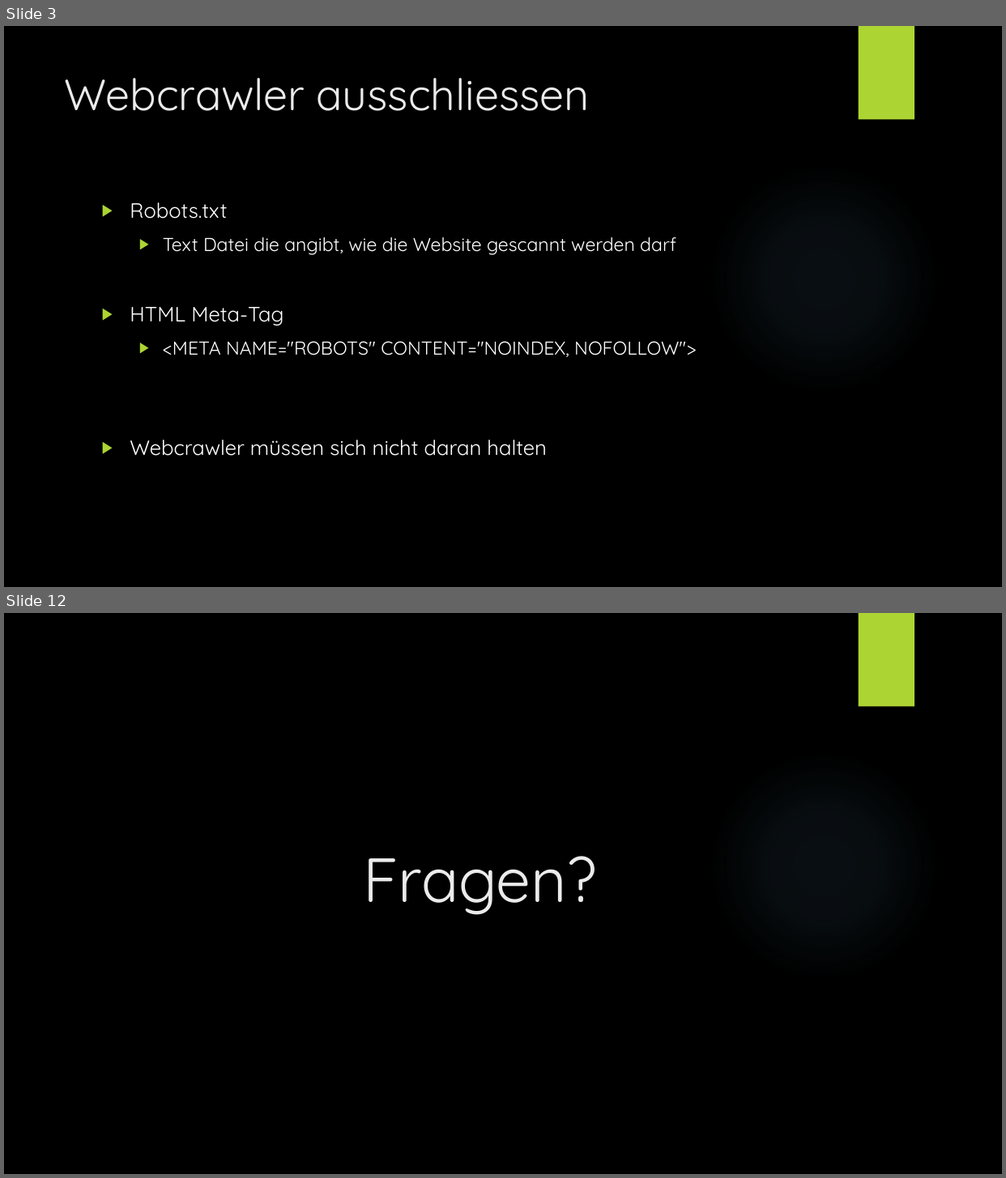
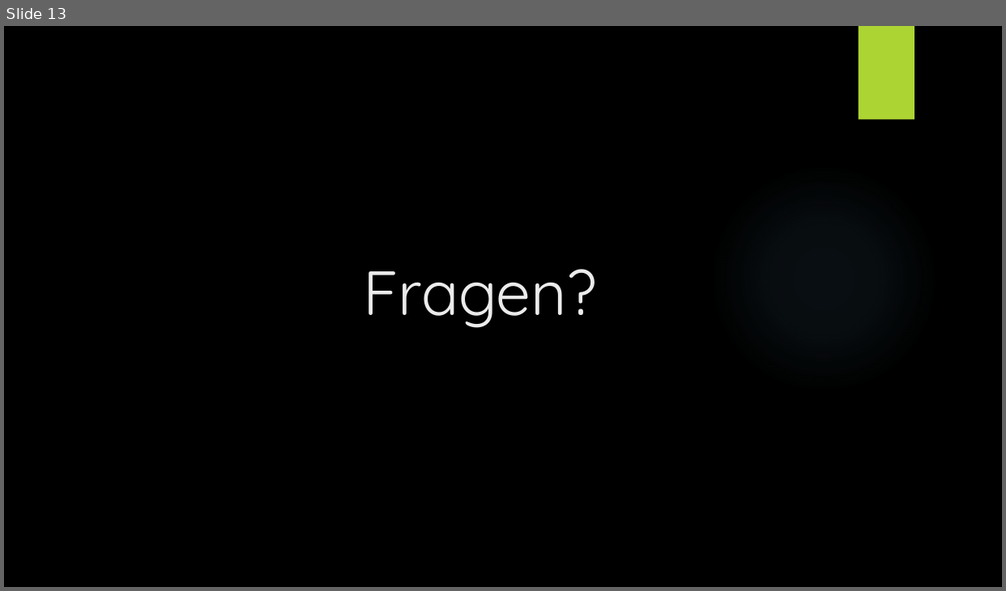
Before and after one commit to Tiim/Unibas-HS19-Internet-and-Secutity-project-webcrawler, a slide deck: Präsentation/Web Crawling.pptx. Shown one above the other, each under a label of ours: slides 3 and 12 before the commit, slide 13 after it; the slides between them are not shown. The pictures are 1006x1178 and 1006x591 pixels, drawn with LibreOffice and Linux fonts; fonts in the diff are those of the drawing; background and template pictures are left out. Boxes give left, top, right and bottom in pixels: in the first picture for what was removed or moved away, otherwise in the second. Text is boxed around its words. In the diff, an @@ line names an element or a change of style, - is before the commit and + after.

```diff
--- a/Präsentation/Web Crawling.pptx
+++ b/Präsentation/Web Crawling.pptx
@@ slide 3 removed at (x1=4, y1=26, x2=1002, y2=587), background picture (left out); not listed: 2 template elements that a slide beside it also shows @@
@@ title removed at (x1=65, y1=78, x2=590, y2=111) @@
-Webcrawler ausschliessen
@@ text removed at (x1=130, y1=203, x2=696, y2=456) @@
-▶ Robots.txt
-  ▶ Text Datei die angibt, wie die Website gescannt werden darf
-▶ HTML Meta-Tag
-  ▶ <META NAME="ROBOTS" CONTENT="NOINDEX, NOFOLLOW">
-▶ Webcrawler müssen sich nicht daran halten
@@ what was slide 12 is now slide 13 @@
```
Also in this commit, not shown: 5 slides changed, 7 slides added, 5 other slides removed, 3 other files.
